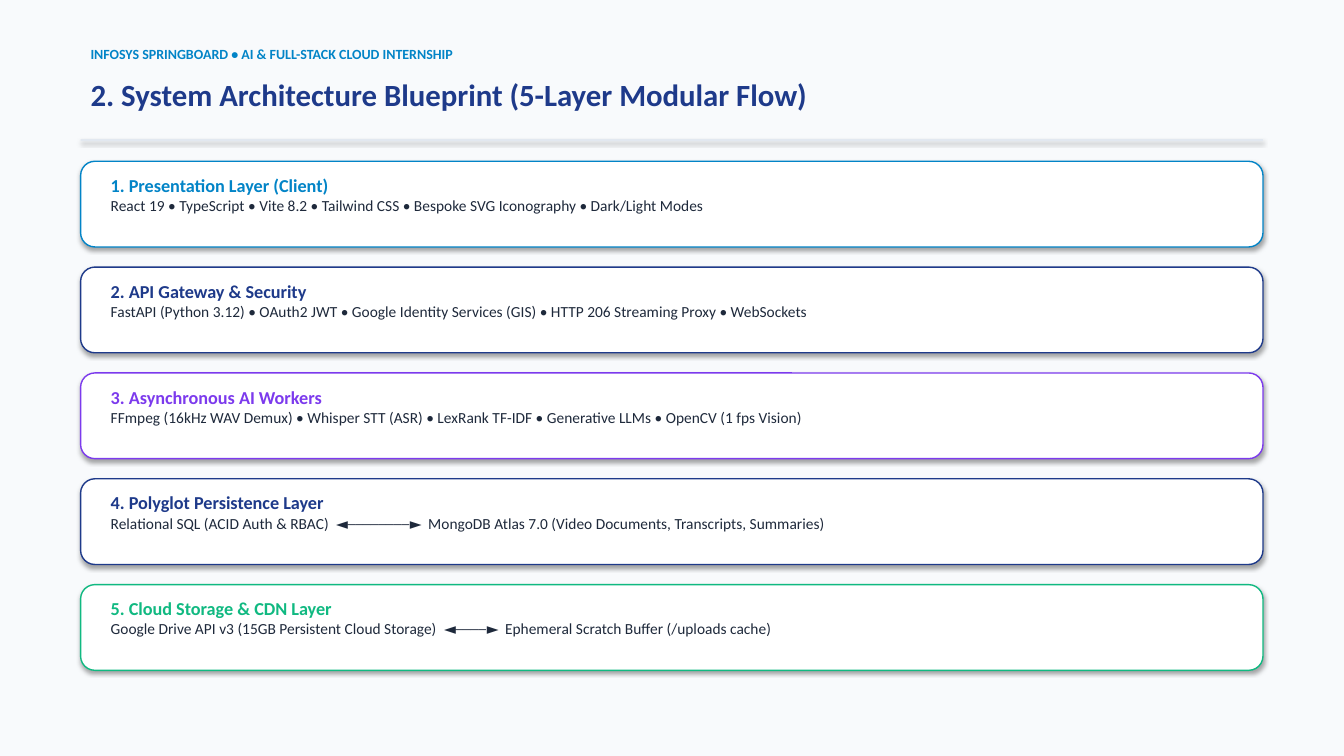
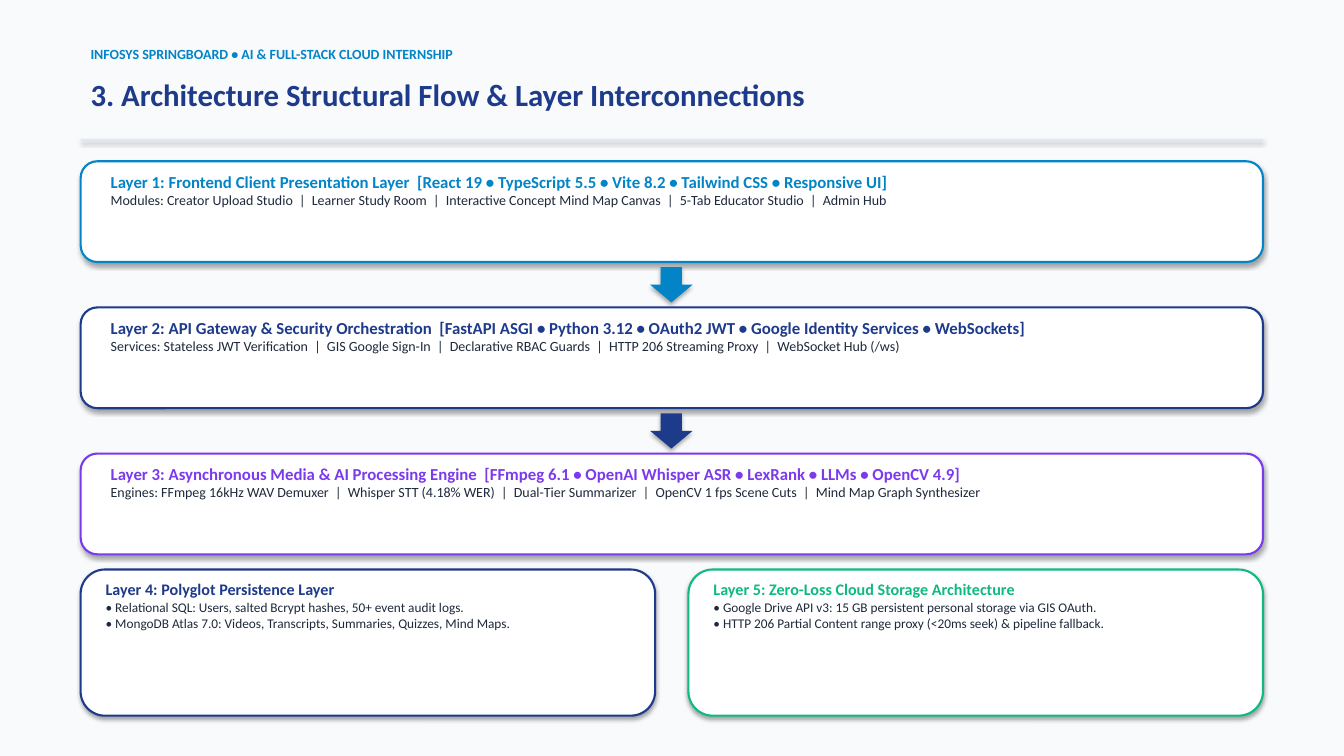
Before and after one commit to springboardmentor910069x-afk/AI-VIDEO-AUTOMATION-, a slide deck: slide 4 of CLIPMIND AI/docs/ClipMind_AI_Final_Presentation.pptx (slide 3 before the commit). Drawn at 1344x756 pixels with LibreOffice and Linux fonts; fonts in the diff are those of the drawing. Boxes give left, top, right and bottom in pixels: in the first picture for what was removed or moved away, otherwise in the second. Text is boxed around its words. In the diff, an @@ line names an element or a change of style, - is before the commit and + after.

```diff
--- a/CLIPMIND AI/docs/ClipMind_AI_Final_Presentation.pptx
+++ b/CLIPMIND AI/docs/ClipMind_AI_Final_Presentation.pptx
@@ text at <box>91,84,804,111</box>: text changed @@
-2. System Architecture Blueprint (5-Layer Modular Flow)
+3. Architecture Structural Flow & Layer Interconnections
@@ rounded rectangle: place and size @@
-rounded rectangle at <box>81,161,1263,247</box>
+rounded rectangle at <box>81,161,1263,262</box>
@@ rounded rectangle at <box>81,161,1263,262</box>: outline #0284C7 1 pt to #0284C7 1.5 pt @@
@@ text at <box>111,175,887,208</box>: text changed; size 11 to 10 pt @@
-1. Presentation Layer (Client)
-React 19 • TypeScript • Vite 8.2 • Tailwind CSS • Bespoke SVG Iconography • Dark/Light Modes
+Layer 1: Frontend Client Presentation Layer [React 19 • TypeScript 5.5 • Vite 8.2 • Tailwind CSS • Responsive UI]
+Modules: Creator Upload Studio | Learner Study Room | Interactive Concept Mind Map Canvas | 5-Tab Educator Studio | Admin Hub
@@ down arrow added at <box>650,267,693,302</box>, fill #0284C7 @@
@@ rounded rectangle: place and size @@
-rounded rectangle at <box>81,267,1263,353</box>
+rounded rectangle at <box>81,308,1263,408</box>
@@ rounded rectangle at <box>81,308,1263,408</box>: outline #1E3A8A 1 pt to #1E3A8A 1.5 pt @@
@@ text at <box>111,321,1025,354</box>: text changed; size 11 to 10 pt @@
-2. API Gateway & Security
-FastAPI (Python 3.12) • OAuth2 JWT • Google Identity Services (GIS) • HTTP 206 Streaming Proxy • WebSockets
+Layer 2: API Gateway & Security Orchestration [FastAPI ASGI • Python 3.12 • OAuth2 JWT • Google Identity Services • WebSockets]
+Services: Stateless JWT Verification | GIS Google Sign-In | Declarative RBAC Guards | HTTP 206 Streaming Proxy | WebSocket Hub (/ws)
@@ rounded rectangle removed at <box>81,373,1263,459</box> @@
@@ text removed at <box>111,391,802,426</box> @@
-3. Asynchronous AI Workers
-FFmpeg (16kHz WAV Demux) • Whisper STT (ASR) • LexRank TF-IDF • Generative LLMs • OpenCV (1 fps Vision)
@@ down arrow added at <box>650,413,693,449</box>, fill #1E3A8A @@
@@ rounded rectangle: place and size @@
-rounded rectangle at <box>81,479,1263,565</box>
+rounded rectangle at <box>81,454,1263,555</box>
@@ rounded rectangle at <box>81,454,1263,555</box>: outline #1E3A8A 1 pt to #7C3AED 1.5 pt @@
@@ text at <box>111,467,980,500</box>: text changed; size 11 to 10 pt @@
-4. Polyglot Persistence Layer
-Relational SQL (ACID Auth & RBAC) ◄────────► MongoDB Atlas 7.0 (Video Documents, Transcripts, Summaries)
+Layer 3: Asynchronous Media & AI Processing Engine [FFmpeg 6.1 • OpenAI Whisper ASR • LexRank • LLMs • OpenCV 4.9]
+Engines: FFmpeg 16kHz WAV Demuxer | Whisper STT (4.18% WER) | Dual-Tier Summarizer | OpenCV 1 fps Scene Cuts | Mind Map Graph Synthesizer
@@ rounded rectangle: place and size @@
-rounded rectangle at <box>81,585,1263,670</box>
+rounded rectangle at <box>81,570,655,716</box>
@@ rounded rectangle at <box>81,570,655,716</box>: outline #10B981 1 pt to #1E3A8A 1.5 pt @@
@@ text at <box>106,583,510,631</box>: text changed; size 11 to 9.5 pt @@
-5. Cloud Storage & CDN Layer
-Google Drive API v3 (15GB Persistent Cloud Storage) ◄────► Ephemeral Scratch Buffer (/uploads cache)
+Layer 4: Polyglot Persistence Layer
+• Relational SQL: Users, salted Bcrypt hashes, 50+ event audit logs.
+• MongoDB Atlas 7.0: Videos, Transcripts, Summaries, Quizzes, Mind Maps.
@@ rounded rectangle added at <box>689,570,1263,716</box>, fill #FFFFFF, outline #10B981 1.5 pt @@
@@ text added at <box>713,583,1104,631</box>, 9.5 pt, text #1E293B @@
+Layer 5: Zero-Loss Cloud Storage Architecture
+• Google Drive API v3: 15 GB persistent personal storage via GIS OAuth.
+• HTTP 206 Partial Content range proxy (<20ms seek) & pipeline fallback.
```
Also in this commit, not shown: 6 other slides changed, 3 slides added, 3 slides removed, 10 other files.
